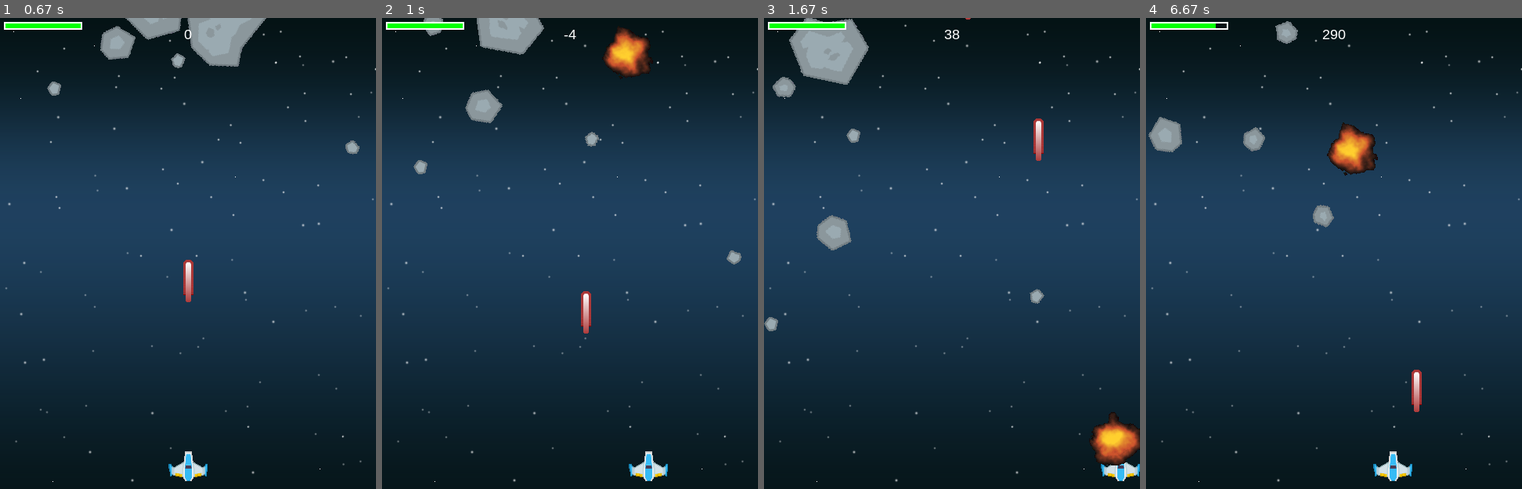
Above: before the commit, frames 1-4 (left to right).
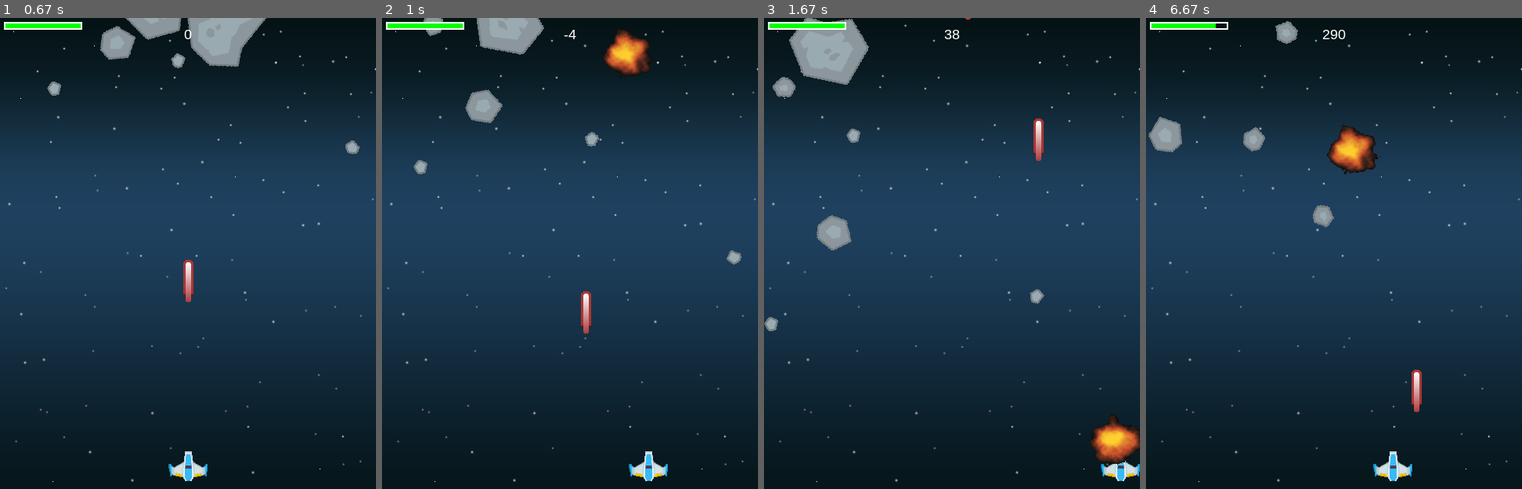
Above: after the commit, the same moments.

Repository: droidroy-ai/pygame-prac
Game: pygame game, started from shmup.py
The game is run twice, just before and just after one commit, with the same random seed, the same clock (stepped at 60 frames per second) and the same inputs.
Inputs:
- Up to frame 1 (0.67 s): tap Space at 0.33 s
- Up to frame 2 (1 s): hold Right from 0.67 s (still down); tap Space at 0.73 s
- Up to frame 3 (1.67 s): tap Space at 1.03, 1.23, 1.53 s; release Right at 1.13 s; hold Right 1.17-1.63 s
- Up to frame 4 (6.67 s): hold Left 1.67-2.2 s; tap Space at 1.73, 2.03, 2.3, 2.6, 2.73, 3.03, 3.4, 3.7, 3.9, 4.2, 4.4, 4.7, 4.9, 5.2, 5.47, 5.77, 5.9, 6.2, 6.57 s; hold Left 2.23-2.63 s; hold Right 2.67-3.3 s; hold Left 3.33-3.8 s; hold Right 3.83-4.3 s; hold Right 4.33-4.8 s; hold Left 4.83-5.37 s; hold Left 5.4-5.8 s; hold Right 5.83-6.47 s; hold Left from 6.5 s (still down)

Frame 1 is identical in both runs. In frame 2, 0.2% of the frame differs, in the area x 58-73%, y 1-13%; in frame 3, 0.2%, in the area x 86-100%, y 83-95%; in frame 4, 0.2%.

Commit message:
commends and img scale change

Diff:
--- a/shmup.py
+++ b/shmup.py
@@ -66,7 +66,9 @@
         self.rect.bottom = HEIGHT - 10
         self.speedx = 0
         self.shield = 100
+        # how long to wait in between each time it shoots in ms
         self.shoot_delay = 250
+        # the time we last shot
         self.last_shot = pygame.time.get_ticks()
 
     def update(self):
@@ -160,6 +162,7 @@
         self.rect.center = center
         self.frame = 0
         self.last_update = pygame.time.get_ticks()
+        # To control how quickly the explosion animation happens
         self.frame_rate = 30
 
     def update(self):
@@ -190,6 +193,7 @@
 for img in meteor_list:
     meteor_images.append(pygame.image.load(os.path.join(img_dir, img)).convert())
 
+# explosion sprites
 explosion_anim = {}
 explosion_anim['lg'] = []
 explosion_anim['sm'] = []
@@ -197,9 +201,9 @@
     filename = f'explosion0{i}.png'
     img = pygame.image.load(os.path.join(img_dir, filename)).convert()
     img.set_colorkey(BLACK)
-    img_lg = pygame.transform.scale(img, (70, 70))
+    img_lg = pygame.transform.scale(img, (70, 65))
     explosion_anim['lg'].append(img_lg)
-    img_sm = pygame.transform.scale(img, (30, 30))
+    img_sm = pygame.transform.scale(img, (30, 28))
     explosion_anim['sm'].append(img_sm)
 
 # Load all the game sounds
